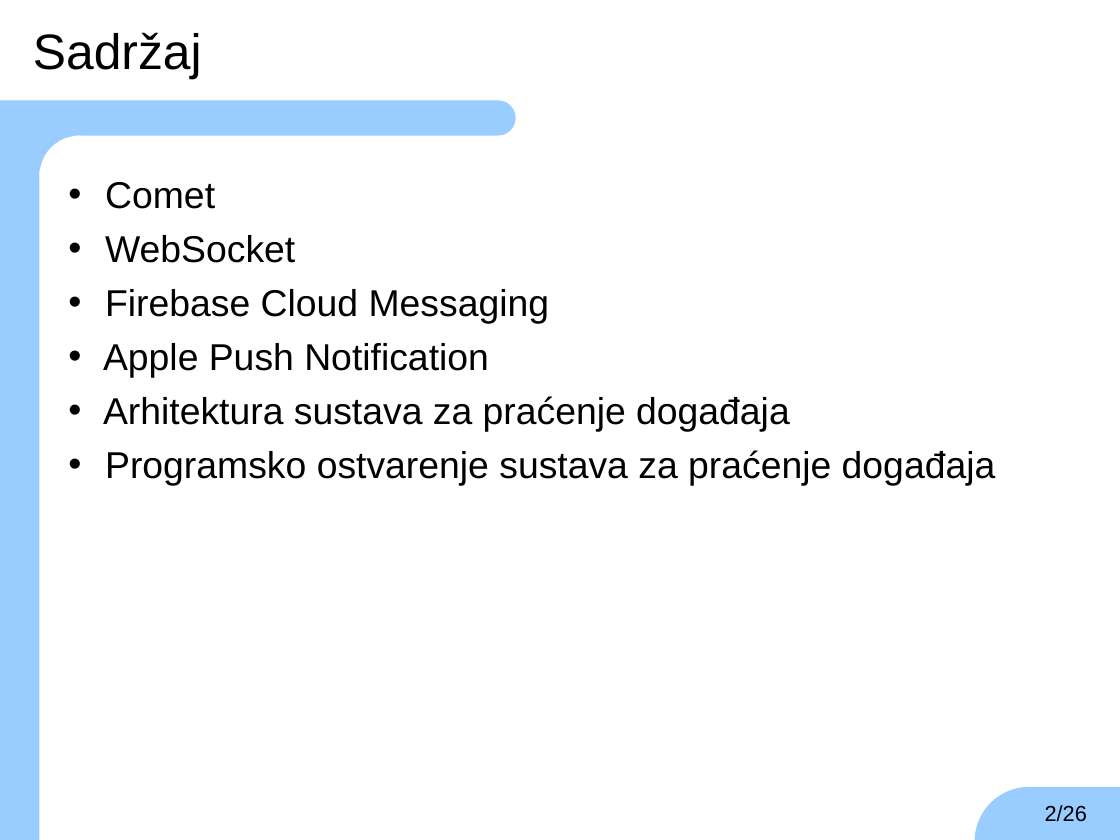
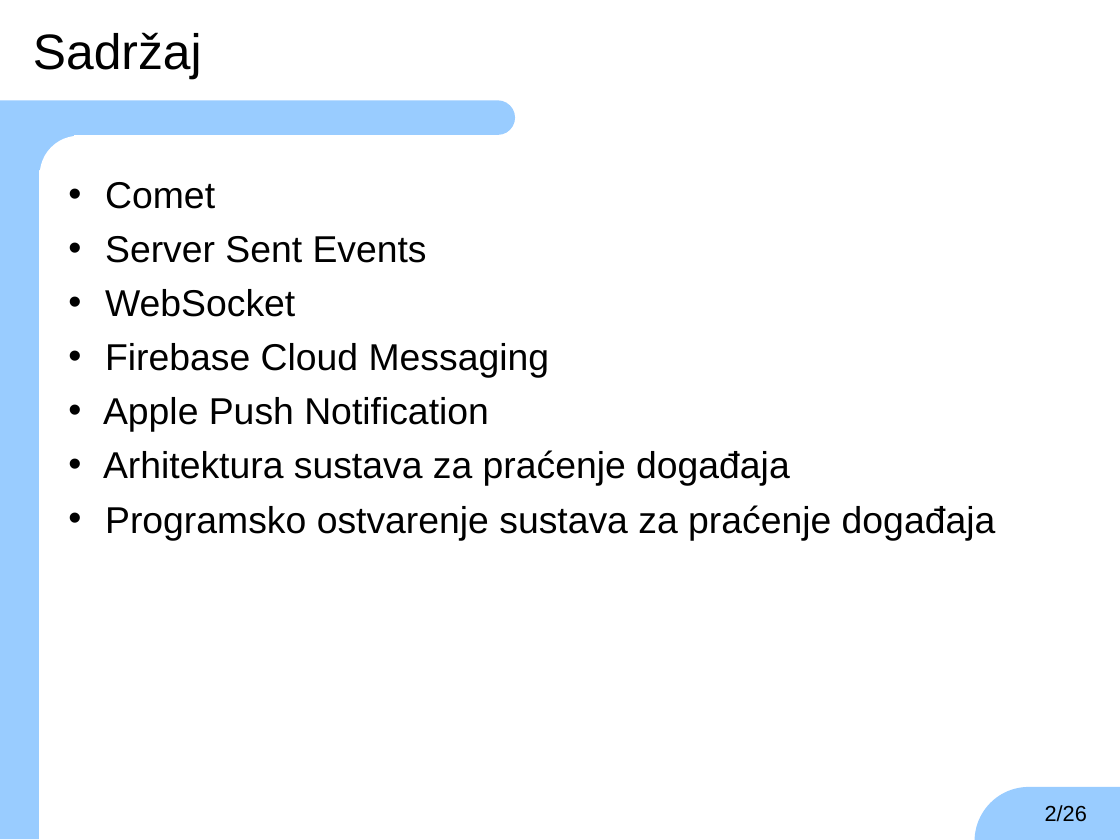
Before and after one commit to TheKarlo95/ZavrsniRad, a slide deck: slide 2 of zr-prezentacija-karlo-vrbic.ppt. Drawn at 1120x840 pixels with LibreOffice and Linux fonts; fonts in the diff are those of the drawing; background and template pictures are left out. Boxes give left, top, right and bottom in pixels: in the first picture for what was removed or moved away, otherwise in the second. Text is boxed around its words. In the diff, an @@ line names an element or a change of style, - is before the commit and + after.

```diff
--- a/zr-prezentacija-karlo-vrbic.ppt
+++ b/zr-prezentacija-karlo-vrbic.ppt
@@ text at (105, 236, 427, 263): paragraph added @@
+• Server Sent Events
```
Also in this commit, not shown: 9 slides added, 10 other files.
